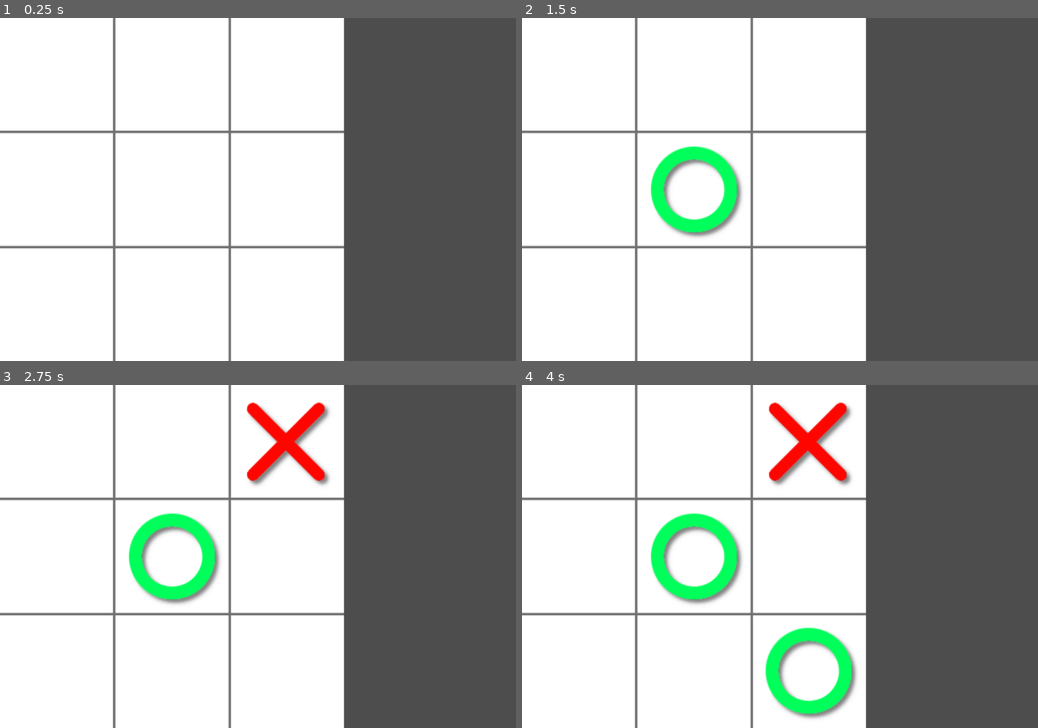
Above: before the commit, frames 1-4 (two rows, left to right).
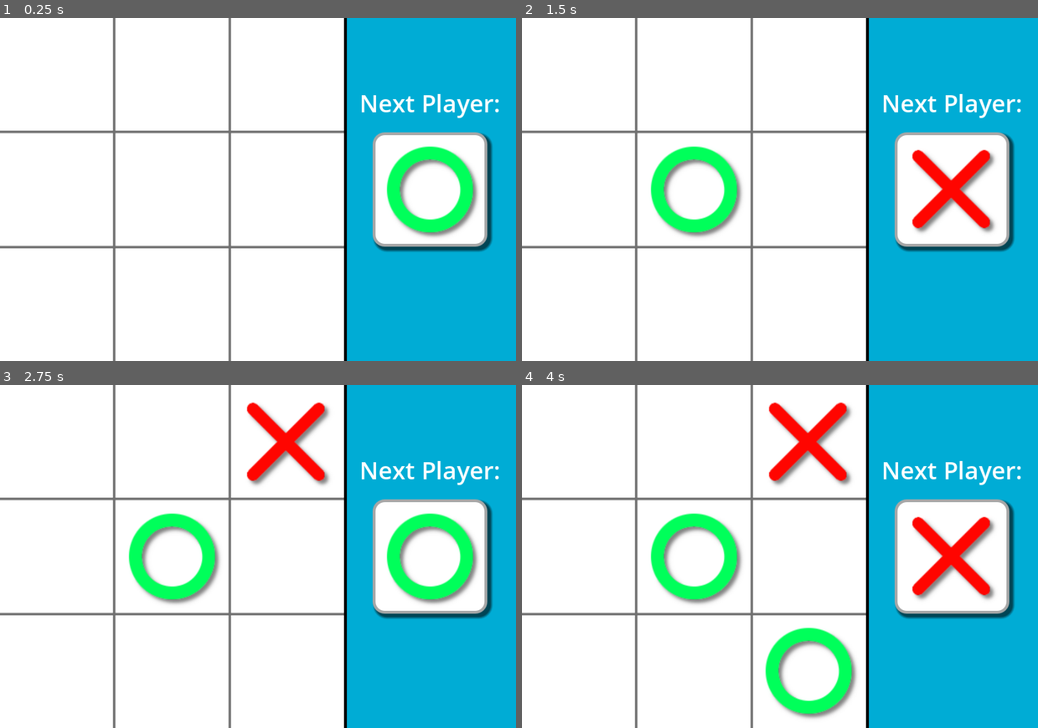
Above: after the commit, the same moments.

Repository: HA5UN0/tic_tac_toe
Game: Godot game, scene res://Scenes/Main.tscn
Two runs of this game, one before a commit and one after it. Both use one fixed random seed, a clock stepped at 60 frames per second and the inputs below.
Inputs (mouse positions are in pixels of both pictures, inside the frame that each line leads up to):
- Up to frame 1 (0.25 s): no input
- Up to frame 2 (1.5 s): tap Enter at 0.5 s; move the mouse to (893, 172) at 0.52 s; click (893, 172) at 0.67 s; tap Space at 1.25 s; move the mouse to (676, 206) at 1.27 s; click (676, 206) at 1.42 s
- Up to frame 3 (2.75 s): tap Enter at 2 s; move the mouse to (309, 481) at 2.02 s; click (309, 481) at 2.17 s
- Up to frame 4 (4 s): tap Space at 2.75 s; move the mouse to (754, 625) at 2.77 s; click (754, 625) at 2.92 s; tap Enter at 3.5 s; move the mouse to (934, 607) at 3.52 s; click (934, 607) at 3.67 s

The runs differ from the first frame. In frame 1, 33% of the frame differs, in the area x 66-100%, y 0-100%; in frame 2, 33%; in frame 3, 33%; in frame 4, 33%.

Commit message:
info panel created

Diff:
--- a/Scenes/Main.tscn
+++ b/Scenes/Main.tscn
@@ -1,9 +1,28 @@
-[gd_scene load_steps=5 format=3 uid="uid://bo3lg7k2pmbw4"]
+[gd_scene load_steps=7 format=3 uid="uid://bo3lg7k2pmbw4"]
 
 [ext_resource type="PackedScene" uid="uid://cdi67c0622wha" path="res://Scenes/Board.tscn" id="1_6xynr"]
 [ext_resource type="Script" path="res://Scripts/main.gd" id="1_cy7a8"]
 [ext_resource type="PackedScene" uid="uid://drfa7m1o2a7qx" path="res://Scenes/Circle.tscn" id="2_46ggg"]
 [ext_resource type="PackedScene" uid="uid://dq8m011i3hqc4" path="res://Scenes/Cross.tscn" id="3_d0vel"]
+
+[sub_resource type="StyleBoxFlat" id="StyleBoxFlat_oy4pl"]
+bg_color = Color(0, 0.67451, 0.835294, 1)
+border_width_left = 5
+border_color = Color(0.00116397, 0.00119265, 0.00132207, 1)
+
+[sub_resource type="StyleBoxFlat" id="StyleBoxFlat_by0nl"]
+bg_color = Color(1, 1, 1, 1)
+border_width_left = 5
+border_width_top = 5
+border_width_right = 5
+border_width_bottom = 5
+border_color = Color(0.654232, 0.654232, 0.654232, 1)
+corner_radius_top_left = 20
+corner_radius_top_right = 20
+corner_radius_bottom_right = 20
+corner_radius_bottom_left = 20
+shadow_size = 5
+shadow_offset = Vector2(5, 5)
 
 [node name="Main" type="Node"]
 script = ExtResource("1_cy7a8")
@@ -12,3 +31,30 @@
 
 [node name="Board" parent="." instance=ExtResource("1_6xynr")]
 position = Vector2(300, 300)
+
+[node name="sidePanel" type="Panel" parent="."]
+custom_minimum_size = Vector2(300, 600)
+anchors_preset = 11
+anchor_left = 1.0
+anchor_right = 1.0
+anchor_bottom = 1.0
+grow_horizontal = 0
+grow_vertical = 2
+theme_override_styles/panel = SubResource("StyleBoxFlat_oy4pl")
+
+[node name="playerLabel" type="Label" parent="."]
+offset_left = 600.0
+offset_top = 120.0
+offset_right = 900.0
+offset_bottom = 143.0
+theme_override_font_sizes/font_size = 42
+text = "Next Player:"
+horizontal_alignment = 1
+vertical_alignment = 1
+
+[node name="playerPanel" type="Panel" parent="."]
+offset_left = 650.0
+offset_top = 200.0
+offset_right = 850.0
+offset_bottom = 400.0
+theme_override_styles/panel = SubResource("StyleBoxFlat_by0nl")
--- a/Scripts/main.gd
+++ b/Scripts/main.gd
@@ -3,8 +3,9 @@
 @export var circle_scene : PackedScene
 @export var cross_scene : PackedScene
 
-
+var temp_marker
 var player
+var player_panel_pos : Vector2i
 var grid_data : Array
 var grid_pos : Vector2i
 var board_size : int
@@ -18,10 +19,15 @@
 	board_height = $Board.texture.get_height()
 	#print(board_size)
 	#print(board_height)
-	new_game()
 
 	# divide board size by 3 to get the size of individual cell
 	cell_size = board_size / 3
+
+	# get coordinates of small panel on right side of window
+	player_panel_pos = $playerPanel.get_position()
+
+	new_game()
+
 
 
 # Called every frame. 'delta' is the elapsed time since the previous frame.
@@ -42,6 +48,9 @@
 					#place that players marker
 					create_marker(player, grid_pos * cell_size + Vector2i(cell_size / 2, cell_size / 2))
 					player *= -1
+					# update the panel marker
+					temp_marker.queue_free() # clears previous marker first
+					create_marker(player, player_panel_pos + Vector2i(cell_size / 2, cell_size / 2), true)
 					print(grid_data)
 				else:
 					print("something is already here")
@@ -54,14 +63,18 @@
 		[0,0,0],
 		[0,0,0]
 	]
+	# create a marker to show stating player's turn
+	create_marker(player, player_panel_pos + Vector2i(cell_size / 2, cell_size / 2), true)
 
-func create_marker(player, position):
+func create_marker(player, position, temp=false):
 	# create a marker node and add it as a child
 	if player == 1:
 		var circle = circle_scene.instantiate()
 		circle.position = position
 		add_child(circle)
+		if temp == true: temp_marker = circle
 	else:
 		var cross = cross_scene.instantiate()
 		cross.position = position
 		add_child(cross)
+		if temp == true: temp_marker = cross
